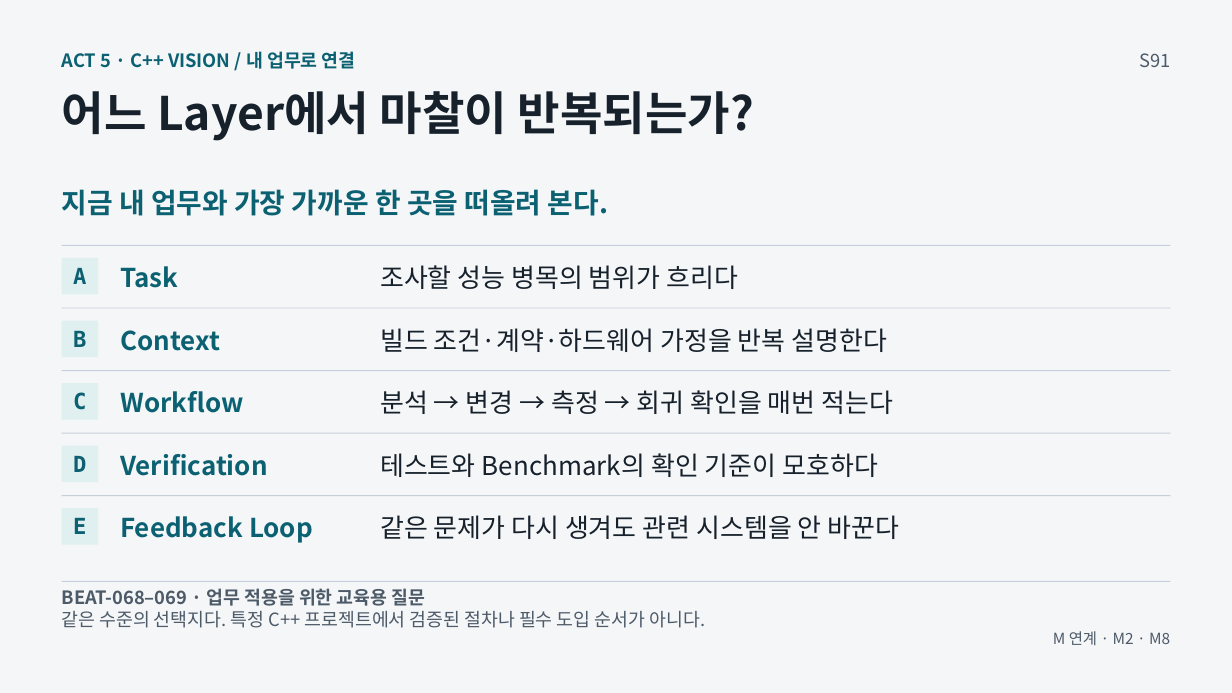
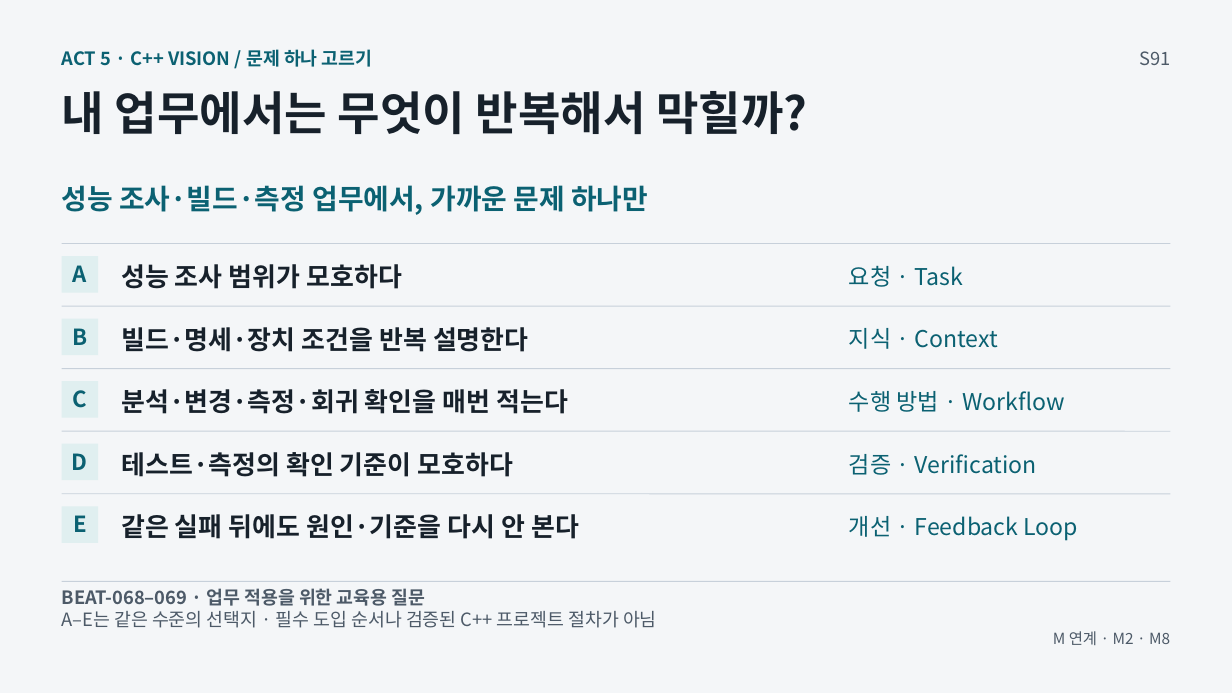
Before and after one commit to GideokKim/ai-dev-training, a slide deck: slide 6 of production/ACT_5.pptx. Drawn at 1232x693 pixels with LibreOffice and Linux fonts; fonts in the diff are those of the drawing. Boxes give left, top, right and bottom in pixels: in the first picture for what was removed or moved away, otherwise in the second. Text is boxed around its words. In the diff, an @@ line names an element or a change of style, - is before the commit and + after.

```diff
--- a/production/ACT_5.pptx
+++ b/production/ACT_5.pptx
@@ text at (62,49,373,67): text changed @@
-ACT 5 · C++ VISION / 내 업무로 연결
+ACT 5 · C++ VISION / 문제 하나 고르기
@@ text at (62,91,807,134): text changed @@
-어느 Layer에서 마찰이 반복되는가?
+내 업무에서는 무엇이 반복해서 막힐까?
@@ text at (62,185,648,215): text changed @@
-지금 내 업무와 가장 가까운 한 곳을 떠올려 본다.
+성능 조사·빌드·측정 업무에서, 가까운 문제 하나만
@@ text at (121,264,402,289): text changed; text colour #0B6172 to #17212B @@
-Task
+성능 조사 범위가 모호하다
@@ text at (849,265,964,287): text changed; size 20.2 to 18 pt; text colour #17212B to #0B6172 @@
-조사할 성능 병목의 범위가 흐리다
+요청 · Task
@@ text at (121,327,529,352): text changed; bold on @@
-빌드 조건·계약·하드웨어 가정을 반복 설명한다
+빌드·명세·장치 조건을 반복 설명한다
@@ text added at (849,328,998,349), 18 pt, text #0B6172 @@
+지식 · Context
@@ text removed at (120,330,220,351) @@
-Context
@@ text at (121,389,568,414): text changed; bold on @@
-분석 → 변경 → 측정 → 회귀 확인을 매번 적는다
+분석·변경·측정·회귀 확인을 매번 적는다
@@ text removed at (120,391,243,413) @@
-Workflow
@@ text added at (849,391,1064,412), 18 pt, text #0B6172 @@
+수행 방법 · Workflow
@@ font DejaVu Sans Mono to Noto Sans CJK KR in 5 elements at (73,515,87,532), (73,265,87,282), (72,328,87,345), (73,390,88,408), (72,453,88,470) @@
@@ text removed at (120,454,268,476) @@
-Verification
@@ text at (121,452,514,477): text changed; bold on @@
-테스트와 Benchmark의 확인 기준이 모호하다
+테스트·측정의 확인 기준이 모호하다
@@ text added at (849,454,1037,475), 18 pt, text #0B6172 @@
+검증 · Verification
@@ text added at (121,514,579,539), 20.2 pt, text #17212B, bold @@
+같은 실패 뒤에도 원인·기준을 다시 안 본다
@@ text removed at (380,515,900,539) @@
-같은 문제가 다시 생겨도 관련 시스템을 안 바꾼다
@@ text at (849,516,1079,541): text changed; size 20.2 to 18 pt; bold off @@
-Feedback Loop
+개선 · Feedback Loop
@@ text at (62,611,657,628): text changed @@
-같은 수준의 선택지다. 특정 C++ 프로젝트에서 검증된 절차나 필수 도입 순서가 아니다.
+A–E는 같은 수준의 선택지 · 필수 도입 순서나 검증된 C++ 프로젝트 절차가 아님
```
Also in this commit, not shown: 7 other slides changed, 47 other files.
